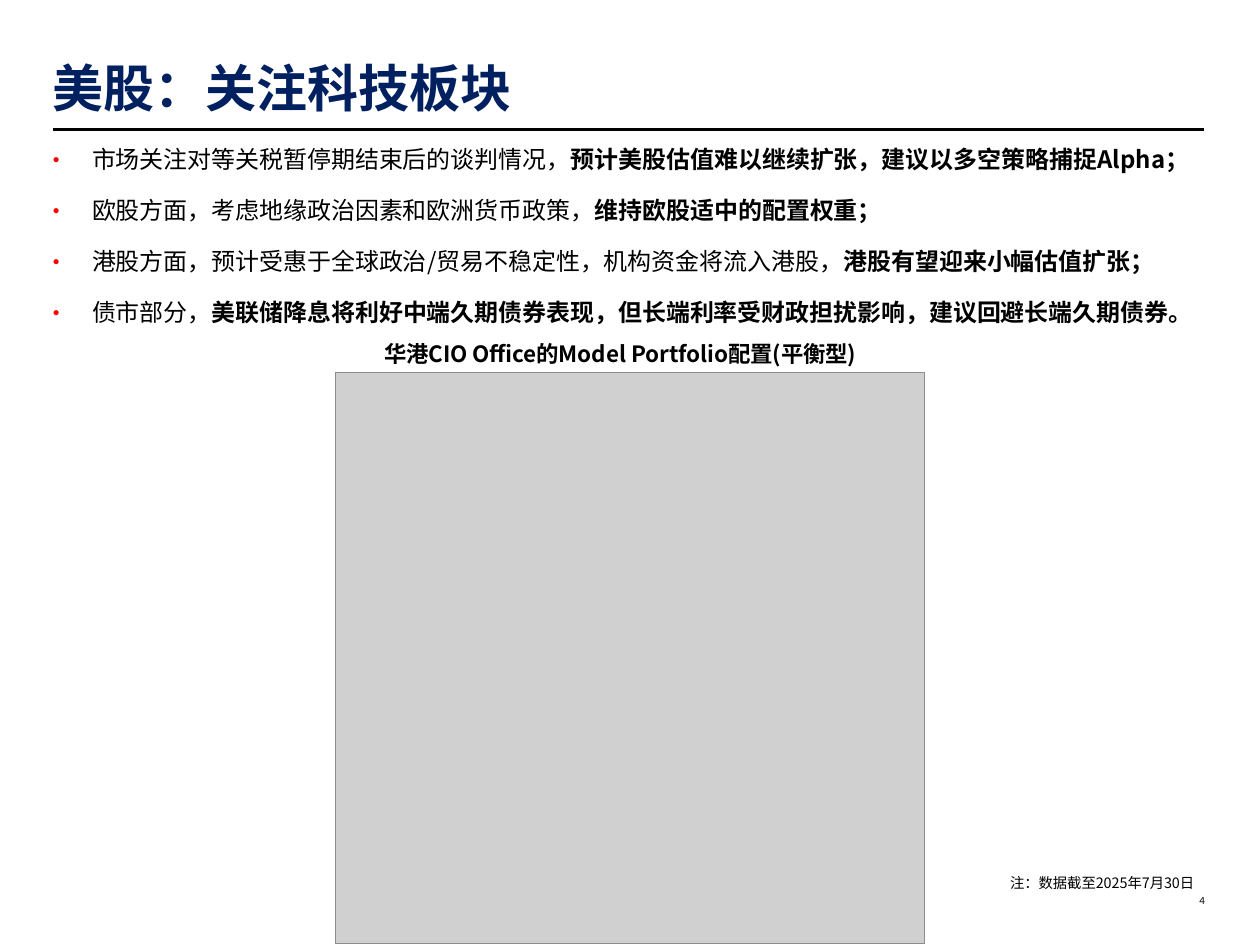
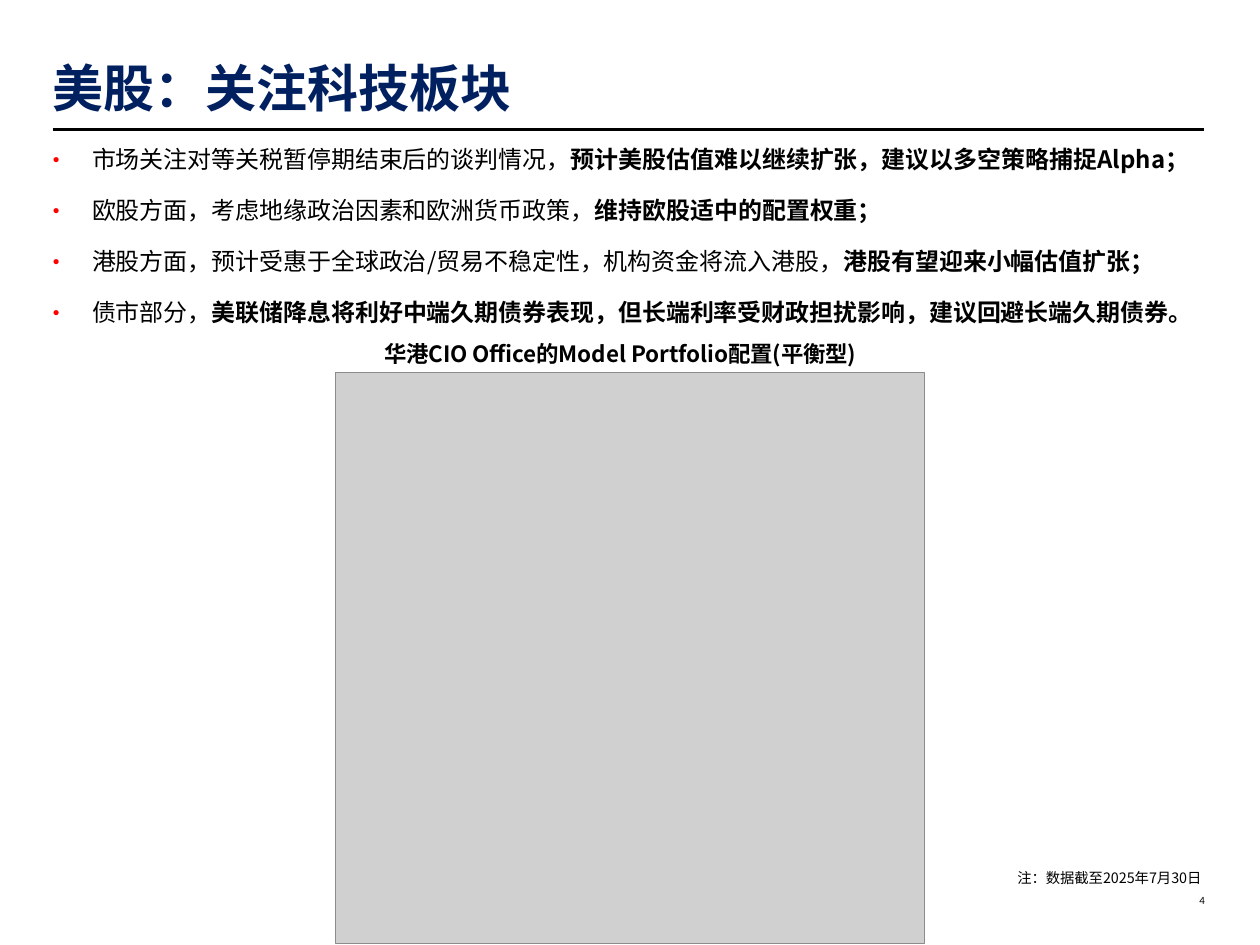
Before and after one commit to Charlotte-fargo/ai_ppt, a slide deck: slide 4 of template/AI PPT v3.pptx. Drawn at 1260x945 pixels with LibreOffice and Linux fonts; fonts in the diff are those of the drawing; grey boxes stand for pictures; background and template pictures are left out. Boxes give left, top, right and bottom in pixels: in the first picture for what was removed or moved away, otherwise in the second. Text is boxed around its words. In the diff, an @@ line names an element or a change of style, - is before the commit and + after.

```diff
--- a/template/AI PPT v3.pptx
+++ b/template/AI PPT v3.pptx
@@ text "注：数据截至2025年7月30日" moved from (x1=1010, y1=876, x2=1194, y2=889) to (x1=1017, y1=871, x2=1201, y2=884) @@
```
Also in this commit, not shown: 5 other slides changed.
